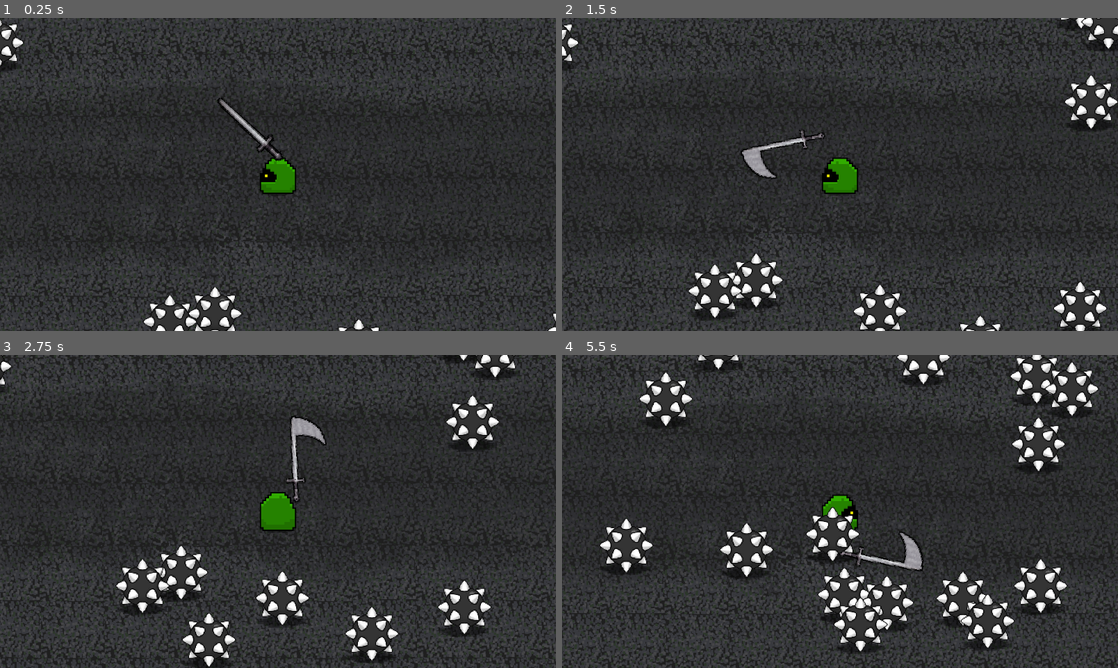
Above: before the commit, frames 1-4 (two rows, left to right).
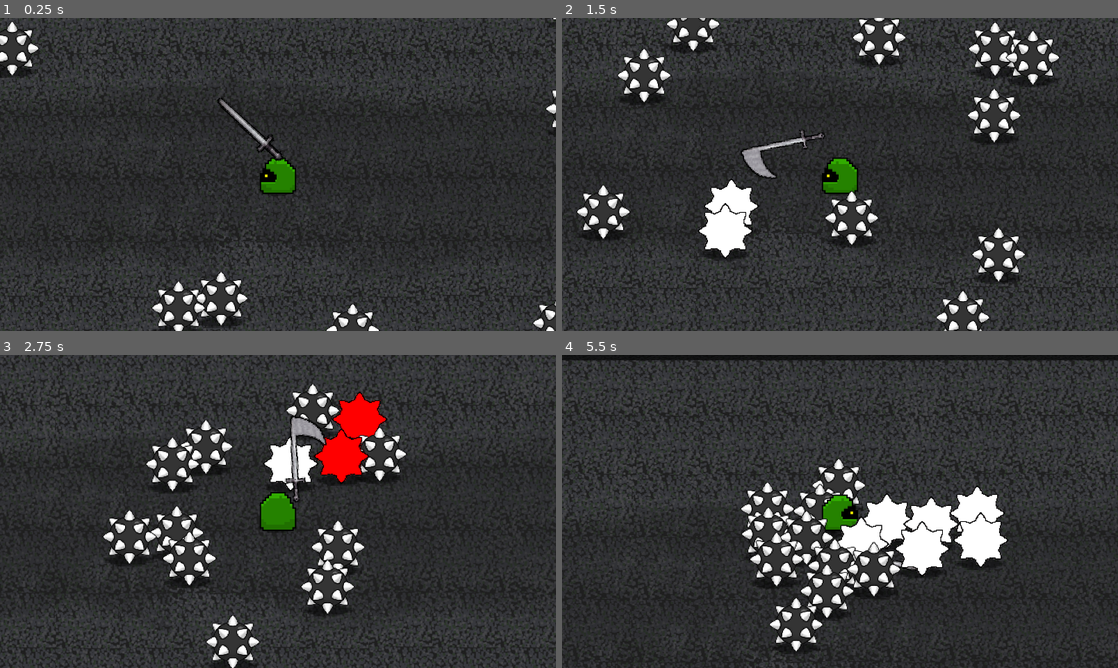
Above: after the commit, the same moments.

Repository: Deltunes/MSU-Game-Jam-2025
Game: Godot game, scene res://scenes/level.tscn
Same seed, same stepped clock (60 frames per second), same inputs: the game is played once before the commit and once after it.
Inputs (mouse positions are in pixels of both pictures, inside the frame that each line leads up to):
- Up to frame 1 (0.25 s): no input
- Up to frame 2 (1.5 s): move the mouse to (962, 158) at 0.52 s; press the mouse at (962, 158) at 0.53 s; hold D (right) 0.53-1.28 s; move the mouse to (728, 190) at 1.27 s; release the mouse at (728, 190) at 1.28 s; hold S (down) from 1.28 s (still down); tap Space (spaceBar) at 1.35 s
- Up to frame 3 (2.75 s): move the mouse to (333, 442) at 2.02 s; release S (down) at 2.03 s; press the mouse at (333, 442) at 2.03 s; hold D (right) from 2.03 s (still down)
- Up to frame 4 (5.5 s): move the mouse to (812, 574) at 2.77 s; release D (right) at 2.78 s; release the mouse at (812, 574) at 2.78 s; hold W (up) 2.78-3.53 s; tap Space (spaceBar) at 2.85, 4.35 s; move the mouse to (1006, 558) at 3.52 s; press the mouse at (1006, 558) at 3.53 s; hold A (left) 3.53-5.03 s; move the mouse to (673, 464) at 4.27 s; release the mouse at (673, 464) at 4.28 s; move the mouse to (867, 511) at 5.02 s; press the mouse at (867, 511) at 5.03 s; hold S (down) from 5.03 s (still down)

The runs differ from the first frame. In frame 1, 2.8% of the frame differs, in the area x 0-100%, y 0-100%; in frame 2, 12%; in frame 3, 25%; in frame 4, 32%.

Commit message:
changed enemy speed

Diff:
--- /dev/null
+++ b/icon.svg
@@ -0,0 +1 @@
+<svg height="128" width="128" xmlns="http://www.w3.org/2000/svg"><rect x="2" y="2" width="124" height="124" rx="14" fill="#363d52" stroke="#212532" stroke-width="4"/><g transform="scale(.101) translate(122 122)"><g fill="#fff"><path d="M105 673v33q407 354 814 0v-33z"/><path fill="#478cbf" d="m105 673 152 14q12 1 15 14l4 67 132 10 8-61q2-11 15-15h162q13 4 15 15l8 61 132-10 4-67q3-13 15-14l152-14V427q30-39 56-81-35-59-83-108-43 20-82 47-40-37-88-64 7-51 8-102-59-28-123-42-26 43-46 89-49-7-98 0-20-46-46-89-64 14-123 42 1 51 8 102-48 27-88 64-39-27-82-47-48 49-83 108 26 42 56 81zm0 33v39c0 276 813 276 813 0v-39l-134 12-5 69q-2 10-14 13l-162 11q-12 0-16-11l-10-65H447l-10 65q-4 11-16 11l-162-11q-12-3-14-13l-5-69z"/><path d="M483 600c3 34 55 34 58 0v-86c-3-34-55-34-58 0z"/><circle cx="725" cy="526" r="90"/><circle cx="299" cy="526" r="90"/></g><g fill="#414042"><circle cx="307" cy="532" r="60"/><circle cx="717" cy="532" r="60"/></g></g></svg>
--- /dev/null
+++ b/scenes/entityBase.tscn
@@ -0,0 +1,35 @@
+[gd_scene load_steps=5 format=3 uid="uid://woj3vd415bqo"]
+
+[ext_resource type="Script" path="res://scenes/enemy.gd" id="1_tki4k"]
+[ext_resource type="Texture2D" uid="uid://duntc3x4bw84e" path="res://images/shadow.png" id="2_uwli0"]
+[ext_resource type="PackedScene" uid="uid://cd3l21lxo6adu" path="res://scenes/hurtbox.tscn" id="3_vtmg4"]
+
+[sub_resource type="RectangleShape2D" id="RectangleShape2D_6dmn8"]
+size = Vector2(30.5, 16.125)
+
+[node name="CharacterBody2D" type="CharacterBody2D"]
+z_index = 1
+y_sort_enabled = true
+scale = Vector2(2, 2)
+collision_layer = 4
+collision_mask = 7
+script = ExtResource("1_tki4k")
+speed = null
+
+[node name="Sprite2D" type="Sprite2D" parent="."]
+texture_filter = 1
+
+[node name="ShadowSprite" type="Sprite2D" parent="."]
+z_index = -1
+y_sort_enabled = true
+texture_filter = 1
+texture = ExtResource("2_uwli0")
+
+[node name="CollisionShape2D" type="CollisionShape2D" parent="."]
+shape = SubResource("RectangleShape2D_6dmn8")
+
+[node name="Hurtbox" parent="." instance=ExtResource("3_vtmg4")]
+collision_layer = 0
+collision_mask = 0
+
+[connection signal="area_entered" from="Hurtbox" to="." method="_on_hurtbox_area_entered" flags=18]
--- a/scenes/level.tscn
+++ b/scenes/level.tscn
@@ -13,7 +13,6 @@
 script = ExtResource("1_27o2w")
 
 [node name="Player" parent="." instance=ExtResource("1_l4ykr")]
-hitSpeed = 500
 
 [node name="Walls" type="Node2D" parent="."]
 
--- a/scripts/enemy.gd
+++ b/scripts/enemy.gd
@@ -1,6 +1,6 @@
 extends CharacterBody2D
 
-@export var speed = 200
+@export var speed = 100
 @export var hitSpeed = 500
 
 var direction = Vector2(0, 0)
--- a/scripts/level.gd
+++ b/scripts/level.gd
@@ -34,6 +34,6 @@
 
 	instance.position.x = randomX
 	instance.position.y = randomY
-	instance.speed = 50
+	instance.speed = 200
 
 	add_child(instance)
Not shown, added: export_presets.cfg
Not shown, added: icon.svg.import
Binary file added: sword.png
Not shown, added: sword.png.import
Binary file added: swordAnimVert.png
Not shown, added: swordAnimVert.png.import
